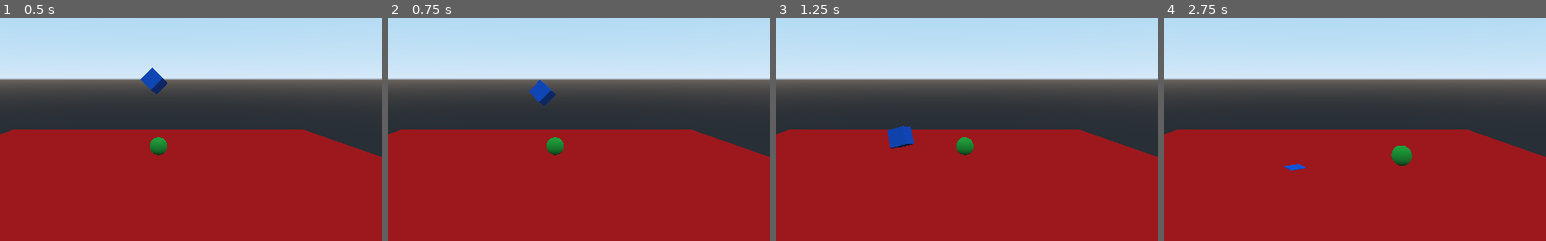
Above: before the commit, frames 1-4 (left to right).
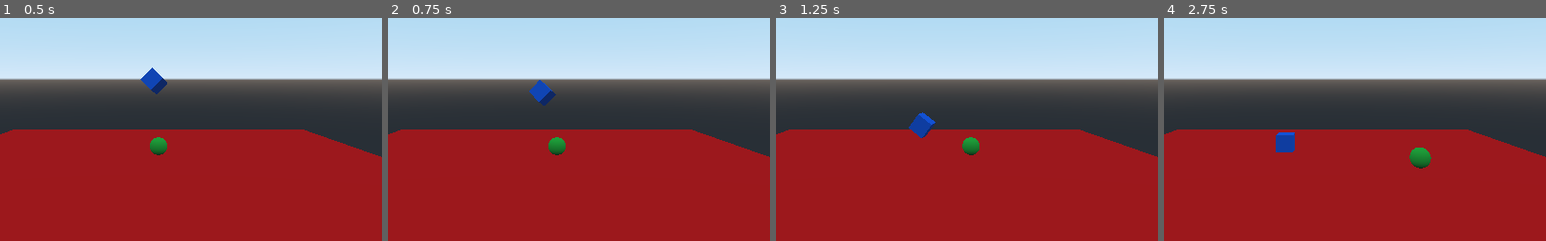
Above: after the commit, the same moments.

Repository: Chaitanyassr/Roll_the_ball
Game: Godot game, scene res://main.tscn
Two runs of this game, one before a commit and one after it. Both use one fixed random seed, a clock stepped at 60 frames per second and the inputs below.
Inputs:
- Up to frame 1 (0.5 s): no input
- Up to frame 2 (0.75 s): hold Right (ui_right) from 0.53 s (still down)
- Up to frame 3 (1.25 s): keep holding Right (ui_right)
- Up to frame 4 (2.75 s): release Right (ui_right) at 1.28 s; hold Down (ui_down) 1.28-2.03 s; hold Right (ui_right) from 2.03 s (still down)
The pictures show only the part of the screen within x 29-79%, y 36-86%; the shares and areas given below are measured in that part.

Frame 1 is identical in both runs. In frame 2, less than 0.1% of the frame differs, in the area x 41-47%, y 53-62%; in frame 3, 1.2%; in frame 4, 1.3%, in the area x 29-70%, y 51-69%.

Commit message:
fix few code

Diff:
--- a/New Game Project/KinematicBody.gd
+++ b/New Game Project/KinematicBody.gd
@@ -1,5 +1,5 @@
 extends KinematicBody
-
+const SPEED = 6
 var velocity = Vector3(0,0,0)
 
 func _ready():
@@ -10,18 +10,18 @@
 	if Input.is_action_pressed("ui_right") and Input.is_action_pressed("ui_left"):
 		velocity.x = 0
 	elif Input.is_action_pressed("ui_right"):
-			velocity.x = 5
+			velocity.x = SPEED
 	elif Input.is_action_pressed("ui_left"):
-			velocity.x = -5
+			velocity.x = -SPEED
 	else:
 		velocity.x = lerp(velocity.x,0,0.1)
 
 	if Input.is_action_pressed("ui_up") and Input.is_action_pressed("ui_down"):
 		velocity.x = 0
 	elif Input.is_action_pressed("ui_up"):
-			velocity.z = -5
+			velocity.z = -SPEED
 	elif Input.is_action_pressed("ui_down"):
-			velocity.z = 5
+			velocity.z = SPEED
 	else:
 		velocity.z = lerp(velocity.z,0,0.1)
 	move_and_slide(velocity)
